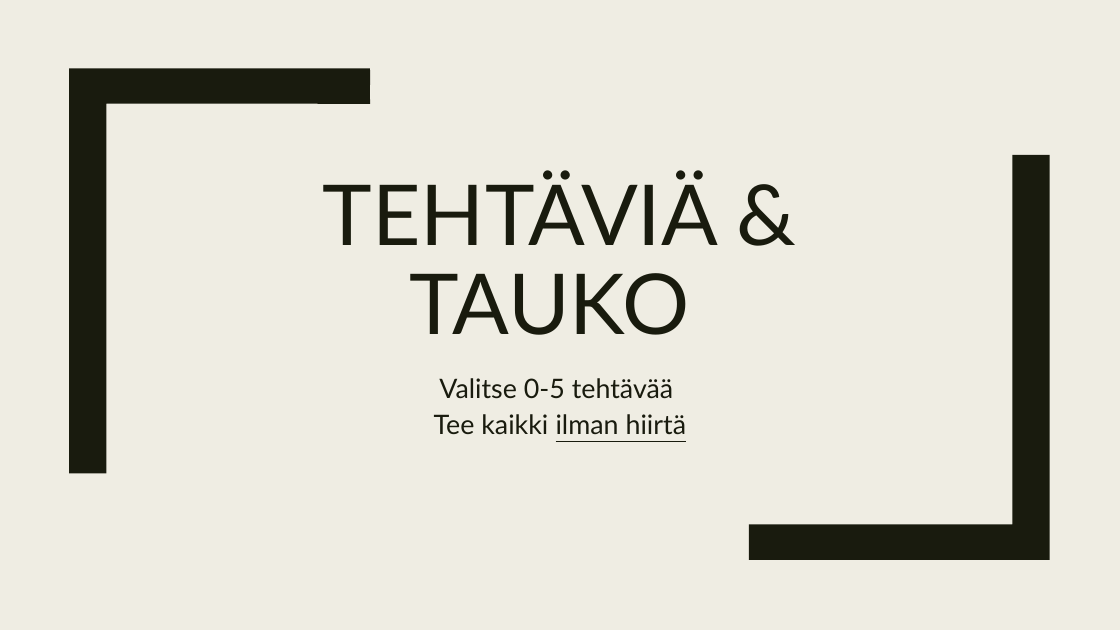
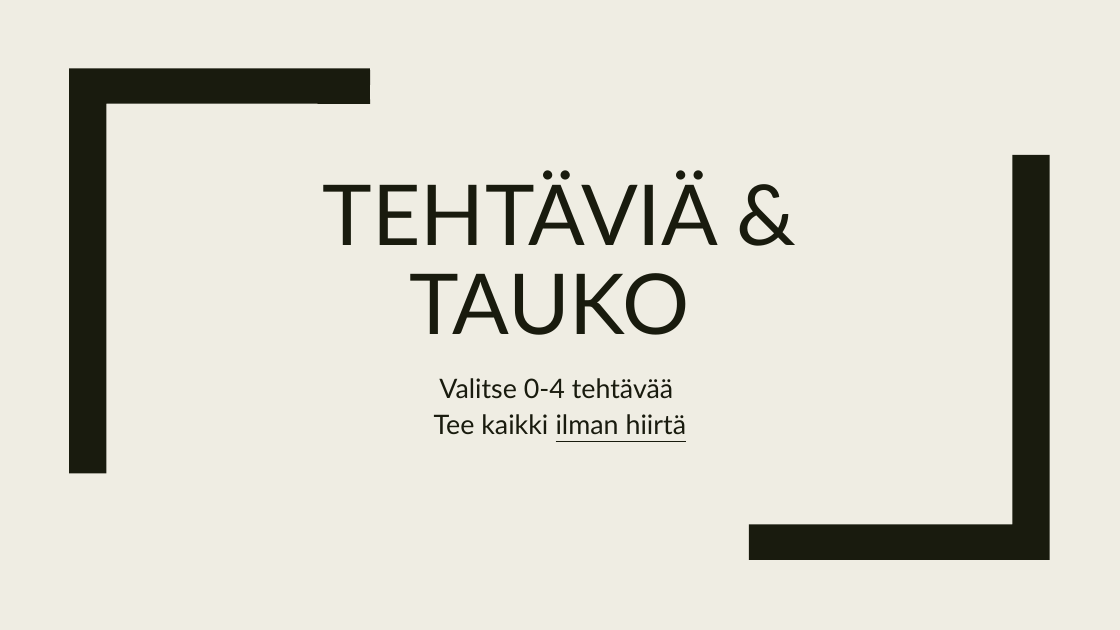
Before and after one commit to samuelsaari/workflow, a slide deck: slide 1 of Useful_material/Excercises_in_Finnish.pptx. Drawn at 1120x630 pixels with LibreOffice and Linux fonts; fonts in the diff are those of the drawing. Boxes give left, top, right and bottom in pixels: in the first picture for what was removed or moved away, otherwise in the second. Text is boxed around its words. In the diff, an @@ line names an element or a change of style, - is before the commit and + after.

```diff
--- a/Useful_material/Excercises_in_Finnish.pptx
+++ b/Useful_material/Excercises_in_Finnish.pptx
@@ subtitle at (434, 378, 687, 435): text changed @@
-Valitse 0-5 tehtävää
-Tee kaikki ilman hiirtä
+Valitse 0-4 tehtävää
+Tee kaikki ilman hiirtä
```
